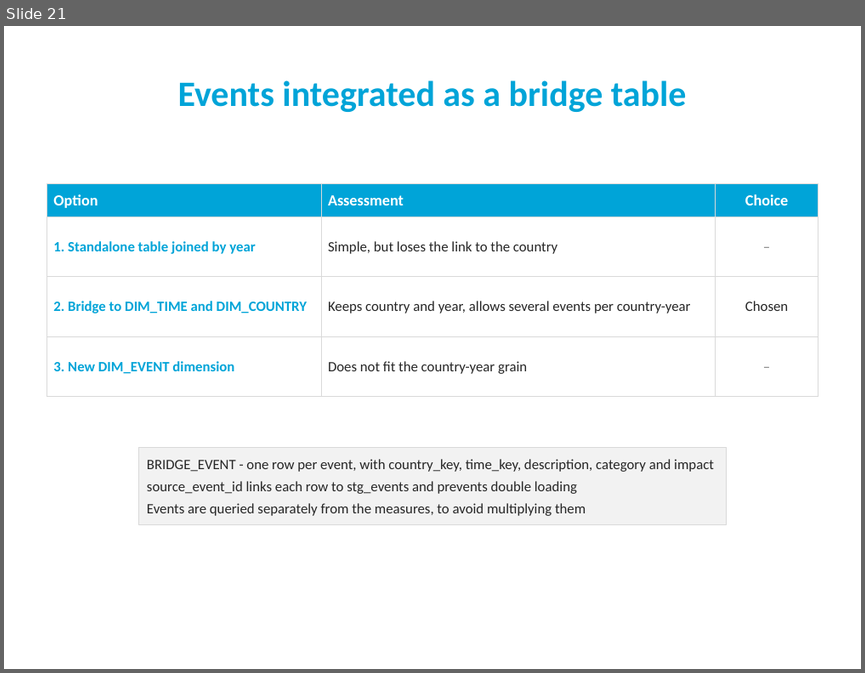
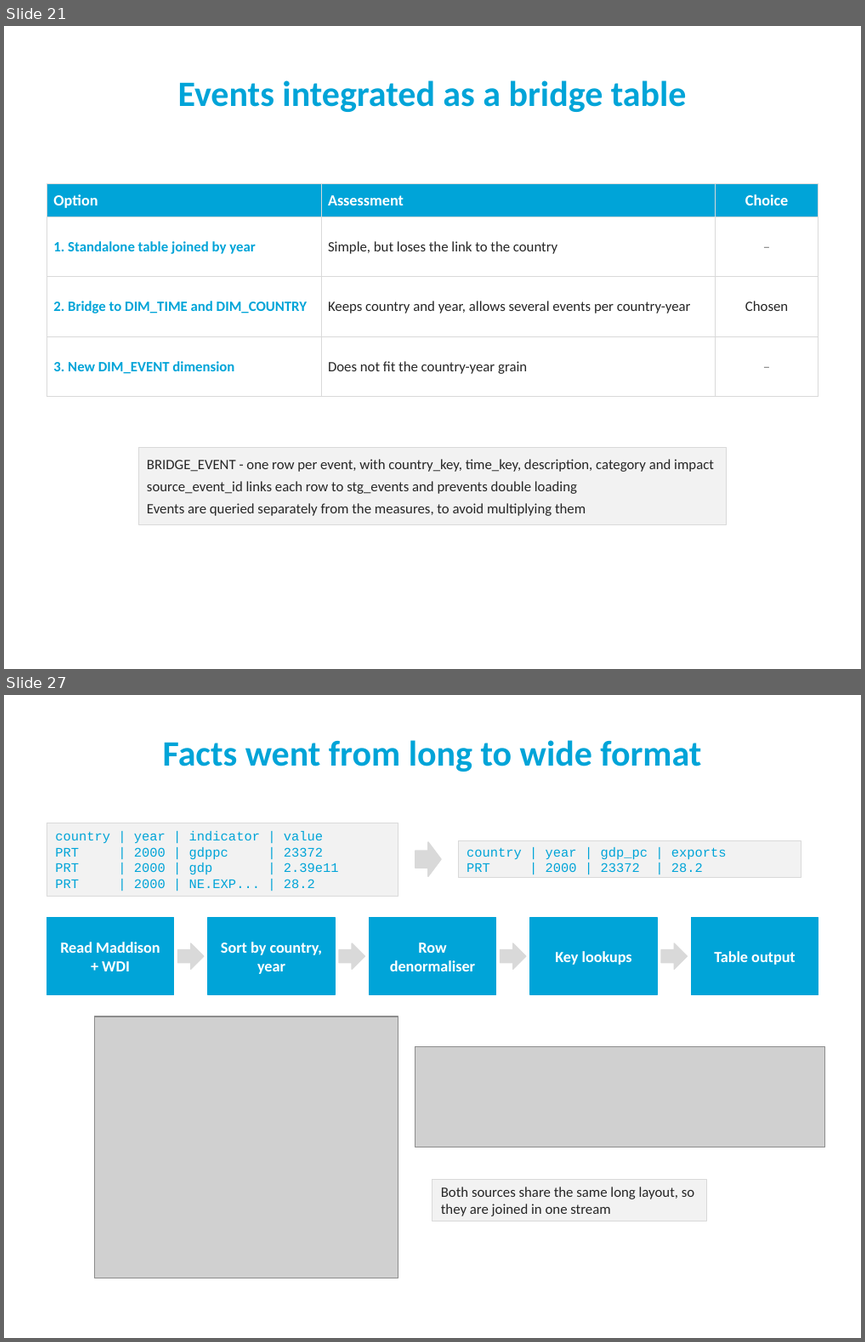
Before and after one commit to goncalo151515/AID, a slide deck: slides_20.pptx. Shown one above the other, each under a label of ours: slide 21 before the commit, slides 21 and 27 after it; the slides between them are not shown. The pictures are 865x673 and 865x1342 pixels, drawn with LibreOffice and Linux fonts; fonts in the diff are those of the drawing; grey boxes stand for pictures; background and template pictures are left out. Boxes give left, top, right and bottom in pixels: in the first picture for what was removed or moved away, otherwise in the second. Text is boxed around its words. In the diff, an @@ line names an element or a change of style, - is before the commit and + after.

```diff
--- a/slides_20.pptx
+++ b/slides_20.pptx
@@ slide 27 added at [4, 695, 861, 1338], background #FFFFFF @@
@@ title added at [163, 740, 701, 771], 30 pt, text #00A4D8, bold @@
+Facts went from long to wide format
@@ rectangle added at [46, 823, 398, 896], fill #F2F2F2, outline #D9D9D9 0.75 pt @@
@@ text added at [55, 831, 339, 888], 11 pt, text #00A4D8 @@
+country | year | indicator | value
+PRT | 2000 | gdppc | 23372
+PRT | 2000 | gdp | 2.39e11
+PRT | 2000 | NE.EXP... | 28.2
@@ right arrow added at [415, 842, 441, 877], fill #D9D9D9, outline #D9D9D9 1 pt @@
@@ rectangle added at [458, 840, 800, 878], fill #F2F2F2, outline #D9D9D9 0.75 pt @@
@@ text added at [466, 847, 726, 872], 11 pt, text #00A4D8 @@
+country | year | gdp_pc | exports
+PRT | 2000 | 23372 | 28.2
@@ rectangle added at [46, 918, 174, 995], fill #00A4D8, outline #00A4D8 1 pt @@
@@ rectangle added at [208, 918, 335, 995], fill #00A4D8, outline #00A4D8 1 pt @@
@@ rectangle added at [369, 918, 496, 995], fill #00A4D8, outline #00A4D8 1 pt @@
@@ rectangle added at [530, 918, 657, 995], fill #00A4D8, outline #00A4D8 1 pt @@
@@ rectangle added at [691, 918, 818, 995], fill #00A4D8, outline #00A4D8 1 pt @@
@@ text added at [60, 941, 160, 971], 13 pt, text #FFFFFF, bold @@
+Read Maddison + WDI
@@ right arrow added at [178, 943, 204, 970], fill #D9D9D9, outline #D9D9D9 1 pt @@
@@ text added at [221, 941, 323, 974], 13 pt, text #FFFFFF, bold @@
+Sort by country, year
@@ right arrow added at [339, 943, 364, 970], fill #D9D9D9, outline #D9D9D9 1 pt @@
@@ text added at [390, 942, 475, 971], 13 pt, text #FFFFFF, bold @@
+Row denormaliser
@@ right arrow added at [500, 943, 526, 970], fill #D9D9D9, outline #D9D9D9 1 pt @@
@@ right arrow added at [661, 943, 687, 970], fill #D9D9D9, outline #D9D9D9 1 pt @@
@@ text added at [555, 951, 632, 964], 13 pt, text #FFFFFF, bold @@
+Key lookups
@@ text added at [714, 951, 795, 964], 13 pt, text #FFFFFF, bold @@
+Table output
@@ picture added at [95, 1016, 398, 1277] @@
@@ picture added at [415, 1046, 825, 1146] @@
@@ rectangle added at [432, 1179, 707, 1220], fill #F2F2F2, outline #D9D9D9 0.75 pt @@
@@ text added at [441, 1186, 694, 1216], 12 pt, text #262626 @@
+Both sources share the same long layout, so they are joined in one stream
```
Also in this commit, not shown: 4 slides changed, 23 other slides added, 1 slide removed, 9 other files.
